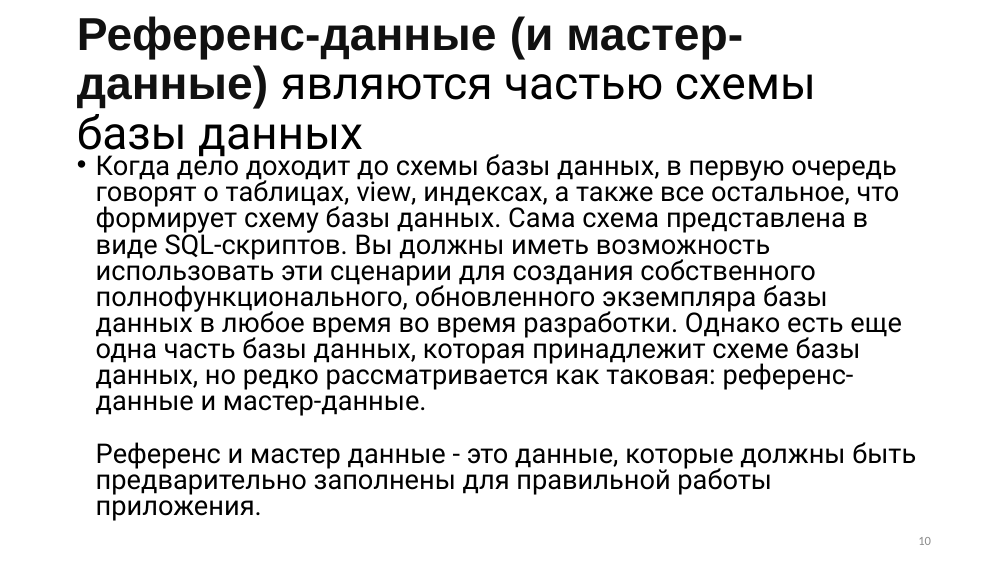
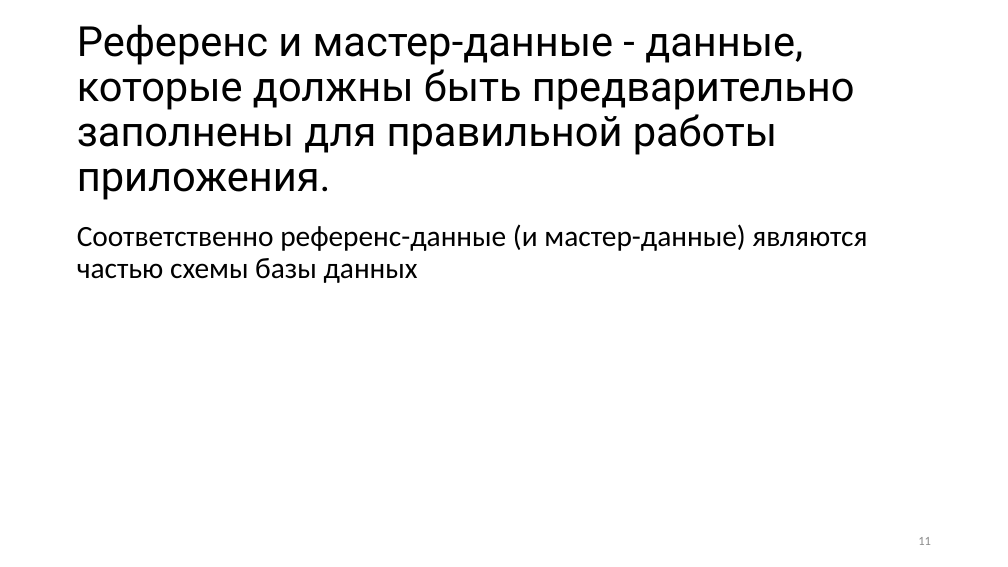
Before and after one commit to Sa1Gur/DbTest.Containers, a slide deck: slide 11 of DbaseTesting.pptx (slide 10 before the commit). Drawn at 1008x567 pixels with LibreOffice and Linux fonts; fonts in the diff are those of the drawing. Boxes give left, top, right and bottom in pixels: in the first picture for what was removed or moved away, otherwise in the second. Text is boxed around its words. In the diff, an @@ line names an element or a change of style, - is before the commit and + after.

```diff
--- a/DbaseTesting.pptx
+++ b/DbaseTesting.pptx
@@ title at (77, 24, 855, 200): text changed; size 44 to 39.6 pt; font Arial to Roboto; text colour #111111 to #000000; bold off @@
-Референс-данные (и мастер-данные) являются частью схемы базы данных
+Референс и мастер-данные - данные, которые должны быть предварительно заполнены для правильной работы приложения.
@@ text at (77, 224, 867, 283): text changed; size 25.9 to 28 pt; font Roboto to Calibri @@
-• Когда дело доходит до схемы базы данных, в первую очередь говорят о таблицах, view, индексах, а также все остальное, что формирует схему базы данных. Сама схема представлена в виде SQL-скриптов. Вы должны иметь возможность использовать эти сценарии для создания собственного полнофункционального, обновленного экземпляра базы данных в любое время во время разработки. Однако есть еще одна часть базы данных, которая принадлежит схеме базы данных, но редко рассматривается как таковая: референс-данные и мастер-данные.
-  Референс и мастер данные - это данные, которые должны быть предварительно заполнены для правильной работы приложения.
+Соответственно референс-данные (и мастер-данные) являются частью схемы базы данных
@@ page number at (918, 537, 931, 545): text changed @@
-10
+11
```
Also in this commit, not shown: 34 other slides changed, 8 slides added, 5 slides removed, 1 other file.
